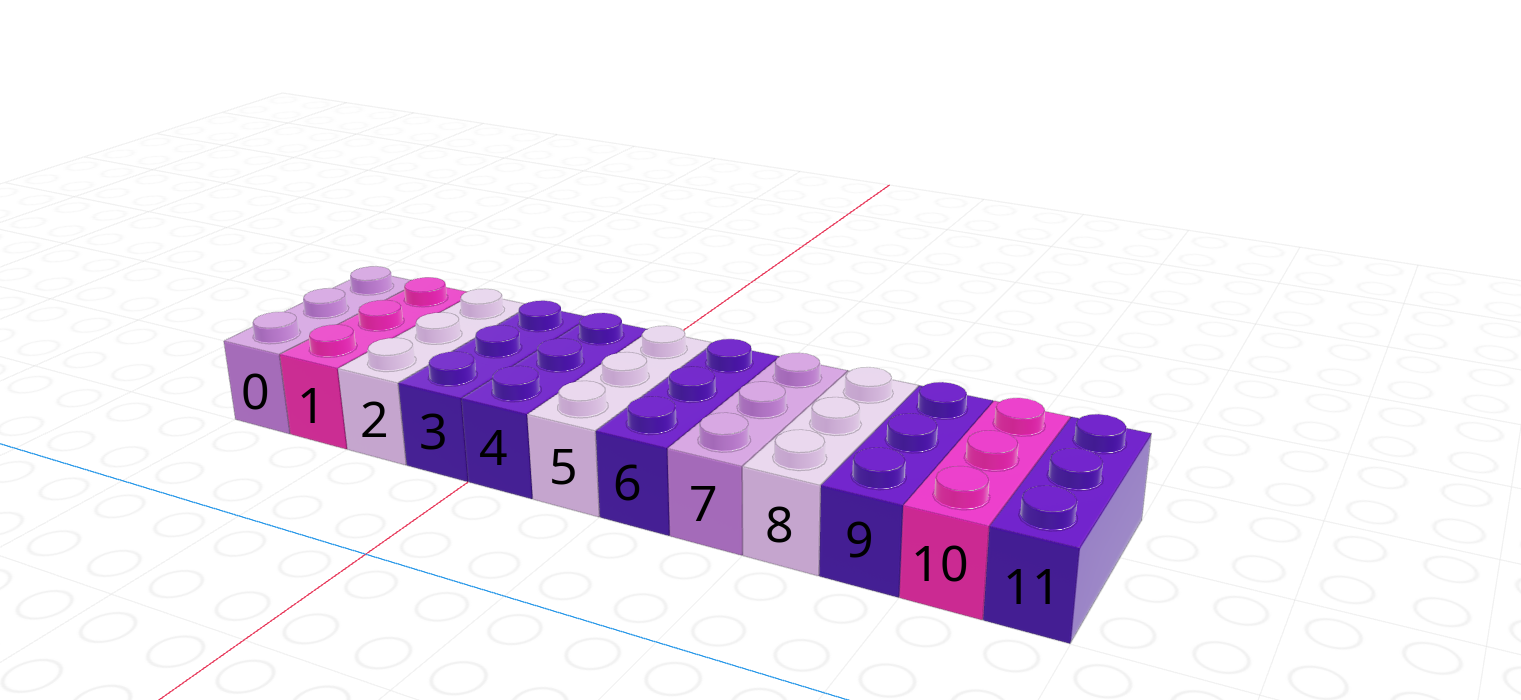
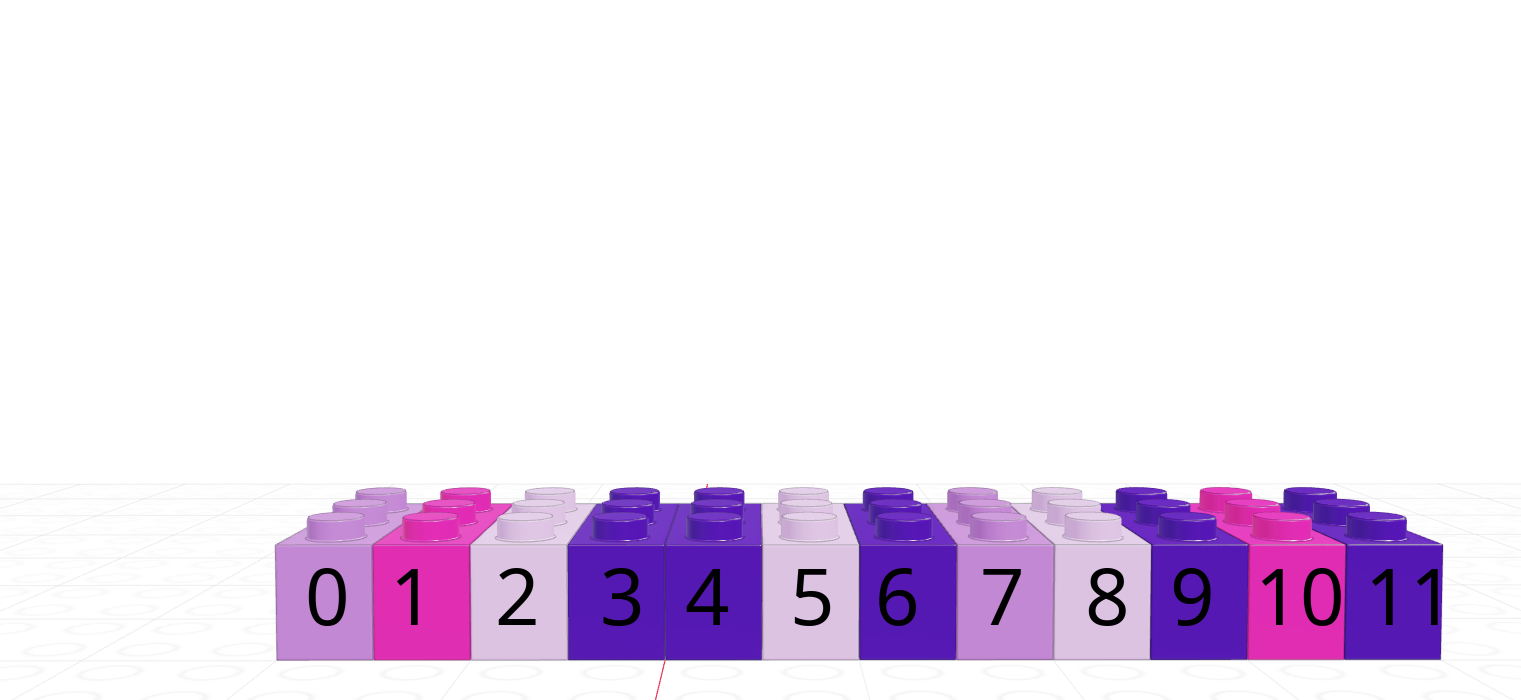
Comparing the layer stacks of the two 1521 x 700 images. Changes:
removed layer "6" over <box>615,464,640,501</box>
removed layer "5" over <box>551,449,576,485</box>
removed layer "4" over <box>479,430,507,465</box>
removed layer "3" over <box>420,413,446,450</box>
removed layer "2" over <box>362,401,387,437</box>
removed layer "1" over <box>301,388,316,423</box>
renamed "0" to "0 1 2 3 4 5 6 7 8...", painted on it over <box>243,373,1438,626</box>
removed layer "11" over <box>1007,569,1051,604</box>
removed layer "10" over <box>915,545,967,582</box>
removed layer "9" over <box>847,521,872,558</box>
removed layer "8" over <box>767,506,792,543</box>
removed layer "7" over <box>690,486,716,521</box>
painted on "Pasted Layer" over <box>0,92,1521,700</box>
